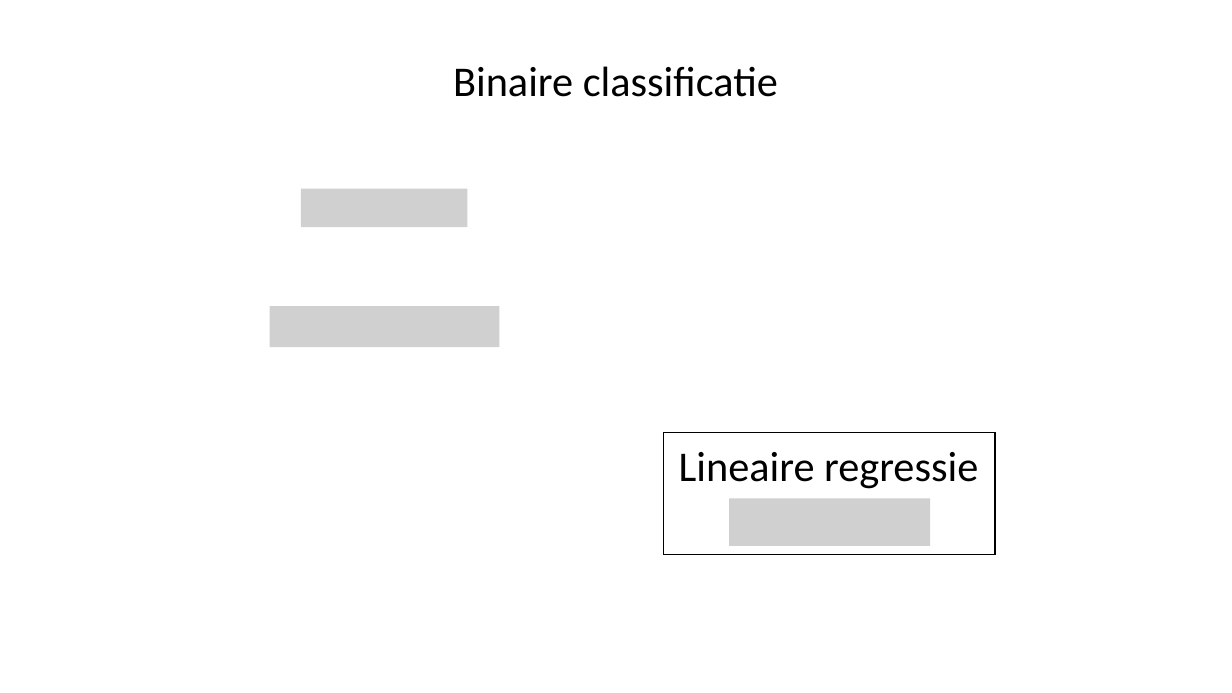
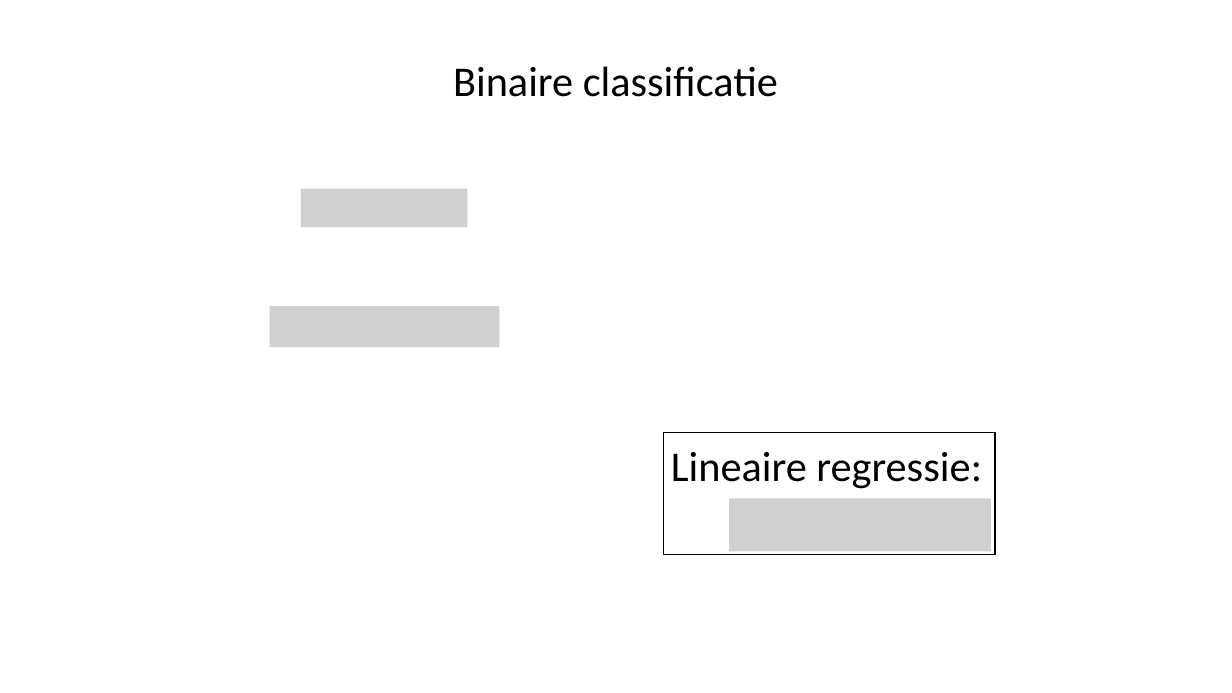
Before and after one commit to hanze-hbo-ict/Machine-Learning, a slide deck: slide 11 of docs/lectures/wk3/ML_wk3_Logistische_regressie.pptx (slide 10 before the commit). Drawn at 1232x693 pixels with LibreOffice and Linux fonts; fonts in the diff are those of the drawing; grey boxes stand for pictures. Boxes give left, top, right and bottom in pixels: in the first picture for what was removed or moved away, otherwise in the second. Text is boxed around its words. In the diff, an @@ line names an element or a change of style, - is before the commit and + after.

```diff
--- a/docs/lectures/wk3/ML_wk3_Logistische_regressie.pptx
+++ b/docs/lectures/wk3/ML_wk3_Logistische_regressie.pptx
@@ text at bbox=[671, 452, 982, 489]: text changed @@
-Lineaire regressie
+Lineaire regressie:
@@ picture: place and size @@
-picture at bbox=[729, 498, 930, 546]
+picture at bbox=[729, 498, 991, 551]
```
Also in this commit, not shown: 3 other slides changed, 1 slide added, 2 other files.
